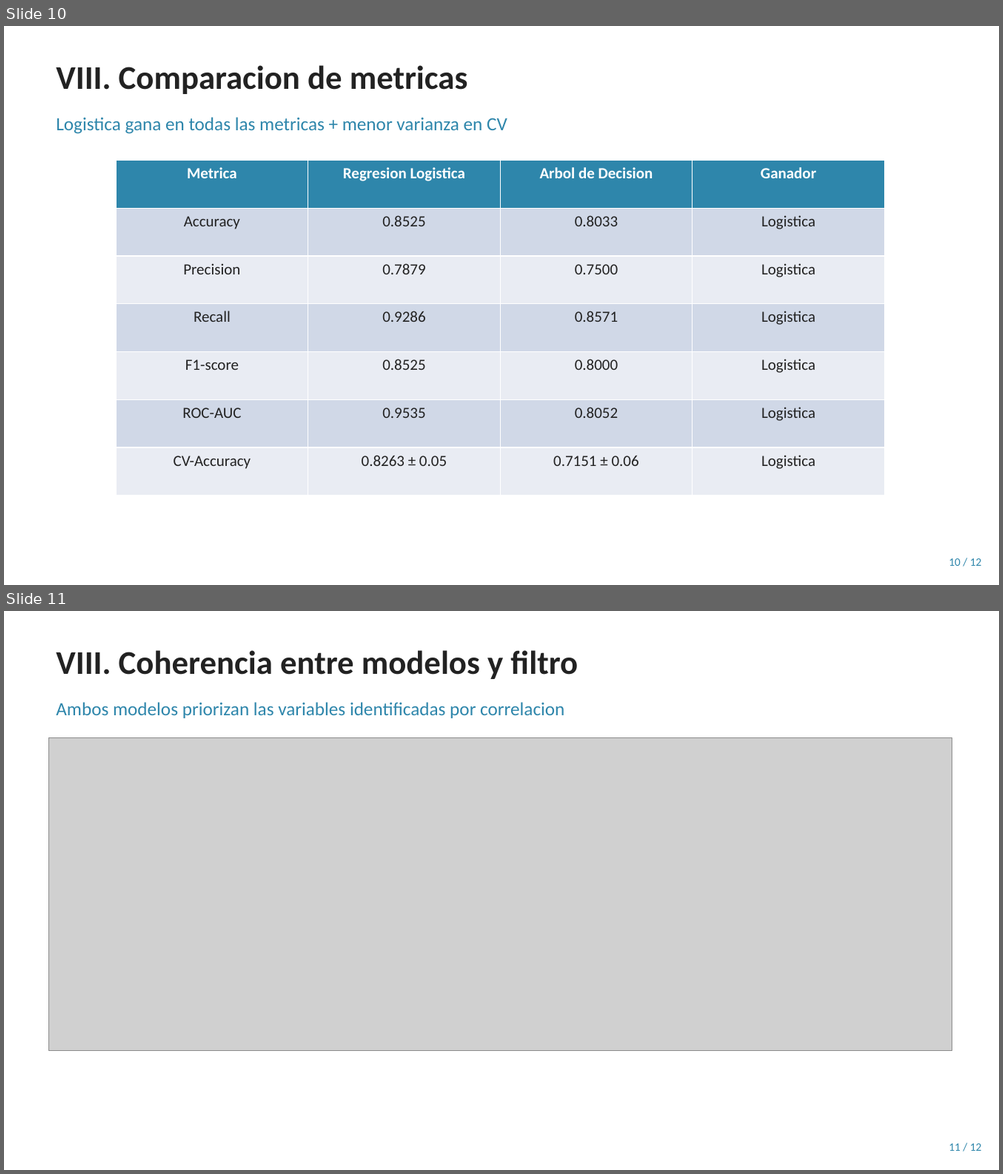
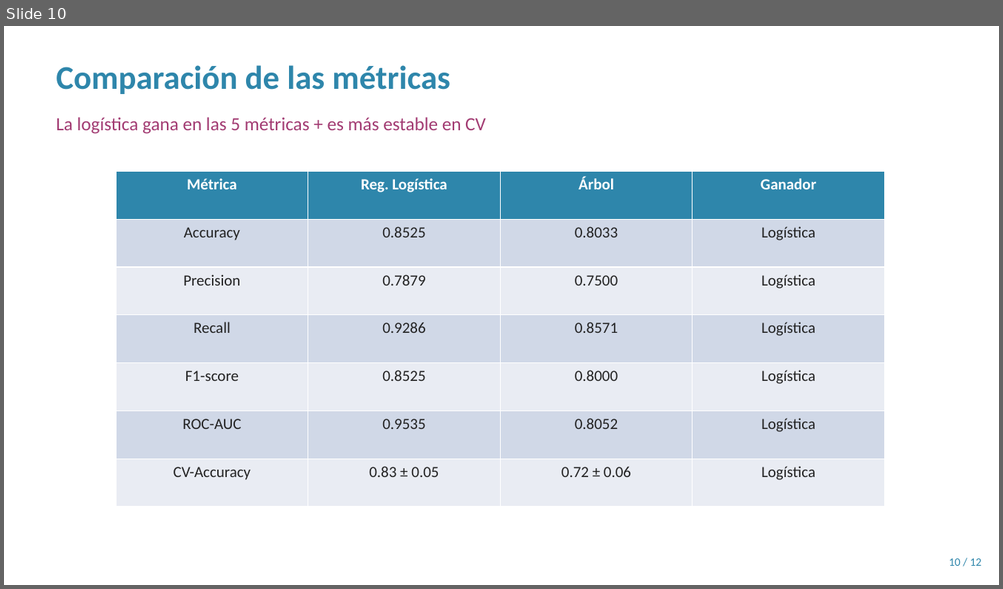
Before and after one commit to JAAM010/seminario-datos-heart-disease, a slide deck: Entregable2/Presentacion_Sustentacion.pptx. Shown one above the other, each under a label of ours: slides 10 and 11 before the commit, slide 10 after it. The pictures are 1003x1174 and 1003x589 pixels, drawn with LibreOffice and Linux fonts; fonts in the diff are those of the drawing; grey boxes stand for pictures. Boxes give left, top, right and bottom in pixels: in the first picture for what was removed or moved away, otherwise in the second. Text is boxed around its words. In the diff, an @@ line names an element or a change of style, - is before the commit and + after.

```diff
--- a/Entregable2/Presentacion_Sustentacion.pptx
+++ b/Entregable2/Presentacion_Sustentacion.pptx
@@ slide 11 removed at bbox=[4, 611, 999, 1170], background #FFFFFF @@
@@ text removed at bbox=[56, 650, 578, 679] @@
-VIII. Coherencia entre modelos y filtro
@@ text removed at bbox=[56, 702, 564, 718] @@
-Ambos modelos priorizan las variables identificadas por correlacion
@@ picture removed at bbox=[48, 738, 951, 1051] @@
@@ text removed at bbox=[948, 1144, 982, 1151] @@
-11 / 12
@@ slide 10 changed as well @@
@@ text at bbox=[56, 65, 450, 94]: text changed; text colour #222222 to #2E86AB @@
-VIII. Comparacion de metricas
+Comparación de las métricas
@@ text at bbox=[56, 117, 486, 134]: text changed; text colour #2E86AB to #A23B72 @@
-Logistica gana en todas las metricas + menor varianza en CV
+La logística gana en las 5 métricas + es más estable en CV
@@ table at bbox=[116, 172, 886, 507] @@
-row 1: Metrica | Regresion Logistica | Arbol de Decision | Ganador
+row 1: Métrica | Reg. Logística | Árbol | Ganador
-row 2, column 4: Logistica
+row 2, column 4: Logística
-row 3, column 4: Logistica
+row 3, column 4: Logística
-row 4, column 4: Logistica
+row 4, column 4: Logística
-row 5, column 4: Logistica
+row 5, column 4: Logística
-row 6, column 4: Logistica
+row 6, column 4: Logística
-row 7: CV-Accuracy | 0.8263 ± 0.05 | 0.7151 ± 0.06 | Logistica
+row 7: CV-Accuracy | 0.83 ± 0.05 | 0.72 ± 0.06 | Logística
@@ table: place and size @@
-table at bbox=[116, 160, 886, 496]
+table at bbox=[116, 172, 886, 507]
```
Also in this commit, not shown: 7 other slides changed, 4 slides added, 3 other slides removed.
